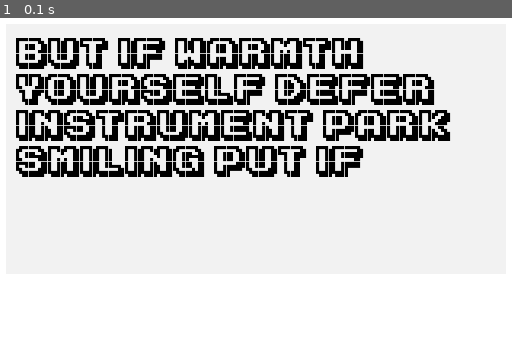
Above: before the commit, frame 1.
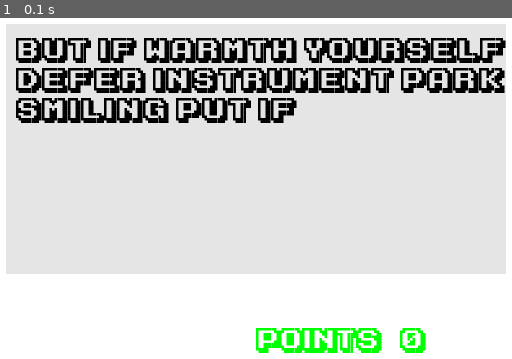
Above: after the commit, the same moment.

Repository: emmyan99/LearningPyGame
Game: pygame game, started from typosaurus.py
Two runs of this game, one before a commit and one after it. Both use one fixed random seed, a clock stepped at 60 frames per second and the inputs below.
Inputs:
- Up to frame 1 (0.1 s): no input

The runs differ from the first frame. In frame 1, 21% of the frame differs, in the area x 3-99%, y 5-99%.

Commit message:
highlighting fix and points

Diff:
--- a/typosaurus.py
+++ b/typosaurus.py
@@ -3,7 +3,6 @@
 import sys
 import random
 
-#TODO!!!!!!!: fix highlighting of correctly typed charactesr, indexing
 #TODO: text wrapping
 #TODO: wpm count
 #TODO: leaderboard? menu screen?
@@ -19,14 +18,11 @@
 screen = pygame.display.set_mode([SCREEN_WIDTH, SCREEN_HEIGHT])
 
 #font for user typed text
-base_font = pygame.font.Font("ka1.ttf", 32)
-user_text = ''
+base_font = pygame.font.Font("ka1.ttf", 26)
 
 input_rect = pygame.Rect(50, 100, INPUT_WIDTH, INPUT_HEIGHT)
 
 color_active = pygame.Color('gray90')
-color_passive = pygame.Color('gray95')
-color = color_passive
 
 with open('randomwords.txt') as file:
     allwords = (file.read()).split() #allwords contains a list of words
@@ -36,6 +32,7 @@
 indexes = []
 running = True
 pickwords = True
+wordPoint = 0
 
 
     # pick 10 random words from allwords
@@ -65,6 +62,26 @@
 
     return lines
 
+def text_render(lines, indexes):
+    y_position = input_rect.y+10
+
+    charCounter = 0
+    for line in wrapped_lines:
+        x_position = input_rect.x + 10 # reset x position for each new line
+
+        for char in line:
+            if charCounter in indexes:
+                text_surface = base_font.render(char, True, ("Red"))
+                charCounter += 1
+            else:
+                text_surface = base_font.render(char, True, ("Black"))
+                charCounter += 1
+
+
+            # render at position stated in arguments
+            screen.blit(text_surface, (x_position, y_position))
+            x_position += text_surface.get_width()  # Move x position to the right
+        y_position += base_font.get_height()  # Move down to the next line
 
 
 while running:
@@ -76,74 +93,46 @@
             pygame.quit()
             sys.exit()
 
-        # if user clicks on input box, the colour active should give feedback, start timer on this click?
-        if event.type == pygame.MOUSEBUTTONDOWN:
-            if input_rect.collidepoint(event.pos):
-                active = True
+
+        # if key pressed
+        if event.type == pygame.KEYDOWN:
+
+            if pygame.key.name(event.key) == words[0]:
+                words = words[1:]
+                print("correct")
+                indexes.append(indexCounter)
+                indexCounter += 1
+            elif " " == words[0]:
+                if event.key == pygame.K_SPACE:
+                    words = words[1:]
+                    print("correct")
+                    indexCounter += 1
+                    wordPoint += 1
+                else:
+                    print("wrong key, spacebar expected")
             else:
-                active = False
+                print("wrong key", pygame.key.name(event.key), words[0])
 
-        # if input box selected
-        if active:
-            # if key pressed
-                if event.type == pygame.KEYDOWN:
-
-                    if pygame.key.name(event.key) == words[0]:
-                        words = words[1:]
-                        print("correct")
-                        indexes.append(indexCounter)
-                        indexCounter += 1
-                    elif " " == words[0]:
-                        if event.key == pygame.K_SPACE:
-                            words = words[1:]
-                            print("correct")
-                            indexCounter += 1
-                        else:
-                            print("wrong key, spacebar expected")
-                    else:
-                        print("wrong key", pygame.key.name(event.key), words[0])
-
-
-
-                    #user_text += event.unicode
 
 
 
     # fill the screen with a color to wipe away anything from last frame
     screen.fill("White")
 
-    # decides colour once input box is clicked
-    if active:
-        color = color_active
-    else:
-        color = color_passive
+
 
     # draw input rectangle
-    pygame.draw.rect(screen, color, input_rect)
-
-    #x_position = input_rect.x+10
-    y_position = input_rect.y+10
-
-    wrapped_lines = wrap_text(wordsToDisplay, INPUT_WIDTH-10, base_font)
-    for line in wrapped_lines:
-        x_position = input_rect.x + 10 # reset x position for each new line
-
-        for i, char in enumerate(line):
-            if i in indexes:
-                text_surface = base_font.render(char, True, ("Red"))
-            else:
-                text_surface = base_font.render(char, True, ("Black"))
+    pygame.draw.rect(screen, color_active, input_rect)
 
 
-            # render at position stated in arguments
-            screen.blit(text_surface, (x_position, y_position))
-            x_position += text_surface.get_width()  # Move x position to the right
-        y_position += base_font.get_height()  # Move down to the next line
+    wrapped_lines = wrap_text(wordsToDisplay, INPUT_WIDTH-40, base_font)
+    text_render(wrapped_lines, indexes)
+
+    pointDisplay = "Points:  " + str(wordPoint)
+    pointDisplay = base_font.render(str(pointDisplay), True, ("Green"))
+    screen.blit(pointDisplay, (SCREEN_WIDTH-300, SCREEN_HEIGHT-100))
 
 
-    # set width of textfield so that text cannot get
-    # outside of user's text input
-    #input_rect.w = max(100, text_surface.get_width()+10)
 
 
     # flip() the display to put your work on screen
